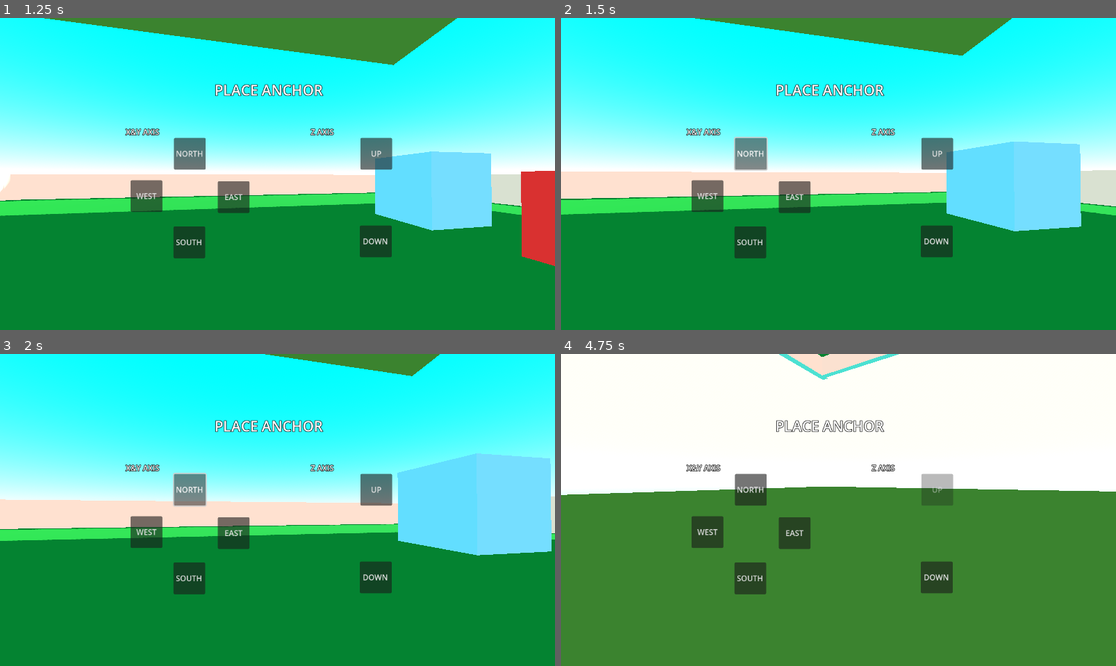
Above: before the commit, frames 1-4 (two rows, left to right).
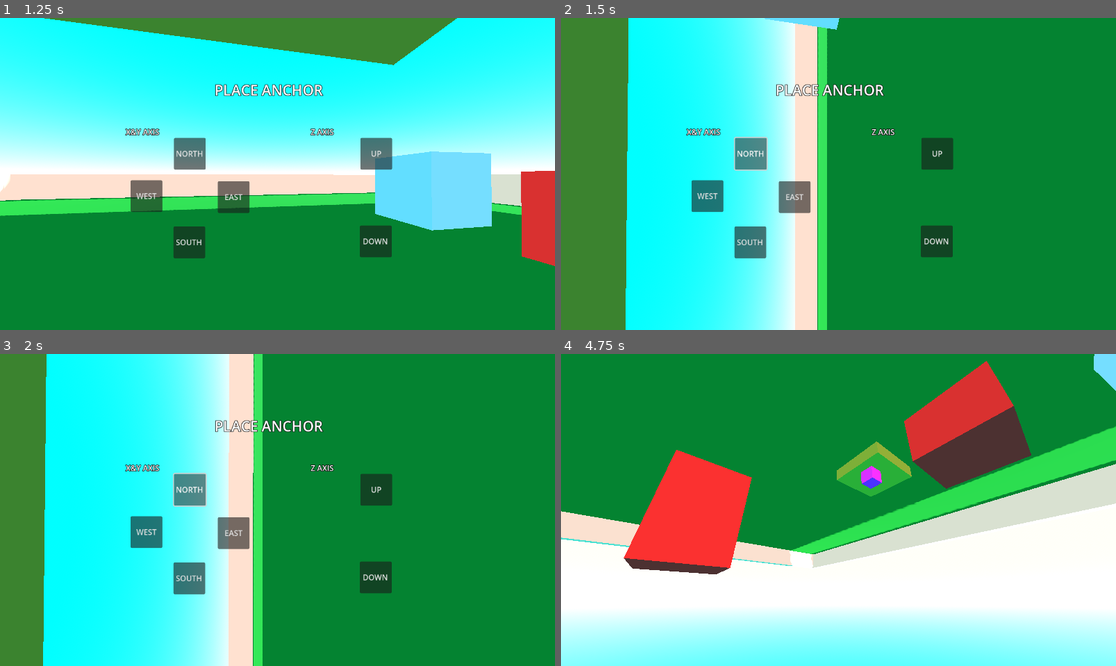
Above: after the commit, the same moments.

Repository: Dav1dFS/Paravision
Game: Godot game, scene res://Scenes/FP_POV.tscn
Two runs of this game, one before a commit and one after it. Both use one fixed random seed, a clock stepped at 60 frames per second and the inputs below.
Inputs (mouse positions are in pixels of both pictures, inside the frame that each line leads up to):
- Up to frame 1 (1.25 s): tap Enter at 0.5 s; move the mouse to (305, 174) at 0.52 s; hold W (forward) from 0.53 s (still down); tap 4 (gravity_toggle) at 0.6 s; tap Space (jump) at 0.77, 0.8, 1.07 s
- Up to frame 2 (1.5 s): release W (forward) at 1.25 s; click "NORTH" at 1.25 s
- Up to frame 3 (2 s): no input
- Up to frame 4 (4.75 s): click "UP" at 2 s; click (938, 578) at 2.75 s, where only the run after the commit has a clickable "DOWN"; move the mouse to (810, 510) at 3.52 s; hold W (forward) 3.53-4.28 s; tap Space (jump) at 3.6, 3.77, 4.07, 4.55 s; tap 4 (gravity_toggle) at 3.8 s; move the mouse to (894, 441) at 4.27 s; hold D (right) from 4.28 s (still down); tap C (crouch_stand) at 4.35 s

Frame 1 is identical in both runs. In frame 2, 76% of the frame differs, in the area x 0-100%, y 0-100%; in frame 3, 74%; in frame 4, 100%.

Commit message:
big changes lol
did some big changes to the player's physics.

up and down has been reworked into the player's script, and still works well

currently im making the building blocks to allow for the other anchors to be applied

Diff:
--- a/Scenes/FP_POV.tscn
+++ b/Scenes/FP_POV.tscn
@@ -4,7 +4,6 @@
 [ext_resource type="Script" uid="uid://brvh8jhrd08h7" path="res://Scripts/interactable_objects.gd" id="1_itg1s"]
 [ext_resource type="Script" uid="uid://co5pdvvot5c46" path="res://Scripts/player.gd" id="2_itg1s"]
 [ext_resource type="Sky" uid="uid://b4mmcv3j14t5p" path="res://materials/sky_test.tres" id="2_pffcq"]
-[ext_resource type="Script" uid="uid://cfphimfb0uamd" path="res://Scripts/gravity_anchor/gravity_anchor.gd" id="3_8le3e"]
 [ext_resource type="LabelSettings" uid="uid://ct6v0sy7rhaqq" path="res://materials/ui_LABEL_SETTINGS.tres" id="4_12erh"]
 
 [sub_resource type="StandardMaterial3D" id="StandardMaterial3D_5cjrv"]
@@ -107,6 +106,21 @@
 "transitions": PackedFloat32Array(1, 12.996037),
 "update": 0,
 "values": [Vector3(0, 0, 0), Vector3(3.1415927, 0, 0)]
+}
+
+[sub_resource type="Animation" id="Animation_os2uo"]
+resource_name = "north"
+tracks/0/type = "value"
+tracks/0/imported = false
+tracks/0/enabled = true
+tracks/0/path = NodePath(".:rotation")
+tracks/0/interp = 1
+tracks/0/loop_wrap = true
+tracks/0/keys = {
+"times": PackedFloat32Array(0),
+"transitions": PackedFloat32Array(1),
+"update": 0,
+"values": [Vector3(0, 0, -1.5707964)]
 }
 
 [sub_resource type="AnimationLibrary" id="AnimationLibrary_wxwlu"]
@@ -115,7 +129,8 @@
 &"back_to_idle": SubResource("Animation_8le3e"),
 &"idle": SubResource("Animation_d7n6j"),
 &"inverted": SubResource("Animation_xwkvs"),
-&"inverting": SubResource("Animation_pffcq")
+&"inverting": SubResource("Animation_pffcq"),
+&"north": SubResource("Animation_os2uo")
 }
 
 [node name="World" type="Node3D"]
@@ -204,19 +219,13 @@
 transform = Transform3D(-0.866023, -0.433016, 0.250001, 0, 0.499998, 0.866027, -0.500003, 0.749999, -0.43301, 0, 0, 0)
 shadow_enabled = true
 
-[node name="Gravity_Anchor_UI_Parent" type="Control" parent="." node_paths=PackedStringArray("UI_Parent_Node", "Player", "up_button", "down_button", "player_anim_player")]
+[node name="Gravity_Anchor_UI_Parent" type="Control" parent="."]
 layout_mode = 3
 anchors_preset = 15
 anchor_right = 1.0
 anchor_bottom = 1.0
 grow_horizontal = 2
 grow_vertical = 2
-script = ExtResource("3_8le3e")
-UI_Parent_Node = NodePath(".")
-Player = NodePath("../Player")
-up_button = NodePath("UP")
-down_button = NodePath("DOWN")
-player_anim_player = NodePath("../Player/AnimationPlayer")
 
 [node name="Y AXIS Label" type="Label" parent="Gravity_Anchor_UI_Parent"]
 layout_mode = 1
@@ -348,11 +357,18 @@
 "
 icon_alignment = 1
 
-[node name="Player" parent="." node_paths=PackedStringArray("UI_Parent_Node") instance=ExtResource("1_gxvce")]
+[node name="Player" parent="." node_paths=PackedStringArray("UI_Parent_Node", "player_anim_player", "up_btn", "down_btn", "e_btn", "w_btn", "s_btn", "n_btn") instance=ExtResource("1_gxvce")]
 transform = Transform3D(1, 0, 0, 0, 1, 0, 0, 0, 1, 0, 1.2, 0)
 script = ExtResource("2_itg1s")
 JUMP_VELOCITY = 4.5
 UI_Parent_Node = NodePath("../Gravity_Anchor_UI_Parent")
+player_anim_player = NodePath("AnimationPlayer")
+up_btn = NodePath("../Gravity_Anchor_UI_Parent/UP")
+down_btn = NodePath("../Gravity_Anchor_UI_Parent/DOWN")
+e_btn = NodePath("../Gravity_Anchor_UI_Parent/EAST")
+w_btn = NodePath("../Gravity_Anchor_UI_Parent/WEST")
+s_btn = NodePath("../Gravity_Anchor_UI_Parent/SOUTH")
+n_btn = NodePath("../Gravity_Anchor_UI_Parent/NORTH")
 
 [node name="Hand" type="Node3D" parent="Player"]
 transform = Transform3D(1, 0, 0, 0, 1, 0, 0, 0, 1, 0.3, 0.5, -0.40000007)
--- a/Scripts/player.gd
+++ b/Scripts/player.gd
@@ -37,11 +37,40 @@
 var inverted: bool
 var north: bool
 
+var gravity_toggle: bool
+
+var horizontal_anchor: bool
+
+var vertical_anchor: bool
+
 @export var UI_Parent_Node:Control
+
+@export var player_anim_player:AnimationPlayer
+
+@export var up_btn:Button
+
+@export var down_btn:Button
+
+@export var e_btn:Button
+
+@export var w_btn:Button
+
+@export var s_btn:Button
+
+@export var n_btn:Button
 
 
 func _ready():
 	Input.set_mouse_mode(Input.MOUSE_MODE_CAPTURED)
+	gravity_toggle = false
+
+	player_anim_player.play("idle")
+
+func _process(delta: float) -> void:
+	gravity_toggle_func()
+
+
+
 
 func _unhandled_input(event):
 	if event is InputEventMouseMotion:
@@ -72,22 +101,38 @@
 	capsule_shape.height = lerp(capsule_shape.height, target_height, delta * 6.0)
 
 	if not is_on_floor():
-			velocity.y -= gravity * delta
+		#turn this into a seperate funcion
+
+		#velocity.y -= gravity * delta
+		if horizontal_anchor == false:
+			gravity_calc(delta, inverted, true, 0, 0, gravity)
+			gravity_calc(delta, inverted, false, 0, 0, gravity)
+		if horizontal_anchor == true:
+			print("do gravity pls")
 
 	if Input.is_action_just_pressed("jump") and is_on_floor() and not is_crouching:
 		velocity.y = JUMP_VELOCITY
+		#put function hee
 
 	var input_dir := Input.get_vector("left", "right", "forward", "back")
 	var direction = (head.transform.basis * Vector3(input_dir.x, 0, input_dir.y)).normalized()
 
 	if is_on_floor():
 		if direction:
-			if inverted == false:
-				velocity.x = direction.x * speed
-				velocity.z = direction.z * speed
-			elif inverted == true:
-				velocity.x = direction.x * speed
-				velocity.z = -direction.z * speed
+			if horizontal_anchor == false:
+				vertical_grav_floor_movement(false, direction, 1)
+				vertical_grav_floor_movement(true, direction, -1)
+			elif horizontal_anchor == true:
+				print ("now do stuff")
+
+			#"if inverted == false:
+				#velocity.x = direction.x * speed
+				#velocity.z = direction.z * speed
+			#elif inverted == true:
+				#velocity.x = direction.x * speed
+				#velocity.z = -direction.z * speed
+			#elif horizontal_anchor == true:"
+
 		else:
 			velocity.x = lerp(velocity.x, direction.x * speed, delta * 7.0)
 			velocity.z = lerp(velocity.z, direction.z * speed, delta * 7.0)
@@ -157,26 +202,70 @@
 
 
 func _on_down_pressed() -> void:
+	player_anim_player.play("idle")
 	inverted = false
-	north = false
-
-	#IDEIA: Começar a partir daqui, receber aqui os sinais de qual âncora tá ativa
-	#e depois fazer a função das fisicas tipo a script da gravity anchor para se
-	#adaptar com parametros á anchor escolhida atualmente, meter uma animation tree
-	#com animaçoes com o player rodado bem para  cada parede e ancora e transicionar automaticamente
-	#começar a partir daqui desta parte
-
-
-	#ativar TODOS
-	#Desativar down
-
+	gravity = 9.8
+	n_btn.disabled = true
+	up_btn.disabled = false
+	up_direction = Vector3.UP
+	JUMP_VELOCITY = 4.5
+	horizontal_anchor = false
 
 func _on_up_pressed() -> void:
+	player_anim_player.play("inverted")
 	inverted = true
-
-	#desativar up
+	gravity = -9.8
+	up_btn.disabled = true
+	n_btn.disabled = false
+	up_direction = Vector3.DOWN
+	JUMP_VELOCITY = -4.5
+	horizontal_anchor = false
 
 
 func _on_north_pressed() -> void:
-	north = true
-	#desativar north
+	horizontal_anchor = true
+	player_anim_player.play("north")
+	inverted = false
+	gravity = 9.8
+	up_direction = Vector3.RIGHT
+
+	#IDEA: INSTEAD of having bools for every diferent anchor, we have a bool for
+	#the east/west axis and the north/south axis, and we do the changes in gravity
+	#and other things like  we do in up and down, through a North/South Bool, that
+	#becomes true and false to signify if you're up, or down in that axis
+
+	#also, make a function to account for the axis changes in the JUMP of the player
+
+
+func gravity_toggle_func() -> void:
+	if Input.is_action_just_pressed("gravity_toggle"):
+		gravity_toggle = !gravity_toggle
+		print(gravity_toggle)
+
+	if gravity_toggle == true:
+		UI_Parent_Node.visible = true
+		Input.mouse_mode =Input.MOUSE_MODE_VISIBLE
+	elif gravity_toggle == false:
+		UI_Parent_Node.visible = false
+		Input.mouse_mode = Input.MOUSE_MODE_CAPTURED
+
+func vertical_grav_floor_movement(inv_bool: bool, direction, z_float: float):
+	if inverted == inv_bool:
+			velocity.x = direction.x * speed
+			velocity.z = z_float * direction.z * speed
+
+func hori_grav_floor_movement(axis_bool: bool, axis_bool_state: bool, direction, y_float):
+		if axis_bool == axis_bool_state:
+			velocity.x = direction.x * speed
+			velocity.y = y_float * direction.z * speed
+
+func gravity_calc(delta, anchor_bool: bool, anchor_bool_state: bool, grav_float: float, grav_float_2: float, grav_float_3: float):
+	if anchor_bool == anchor_bool_state:
+		#horizontal axis
+		velocity.x -= grav_float * delta
+		velocity.z -= grav_float_2 * delta
+
+		#vertical axis
+		velocity.y -= grav_float_3 * delta
+
+#func jump_calc():
